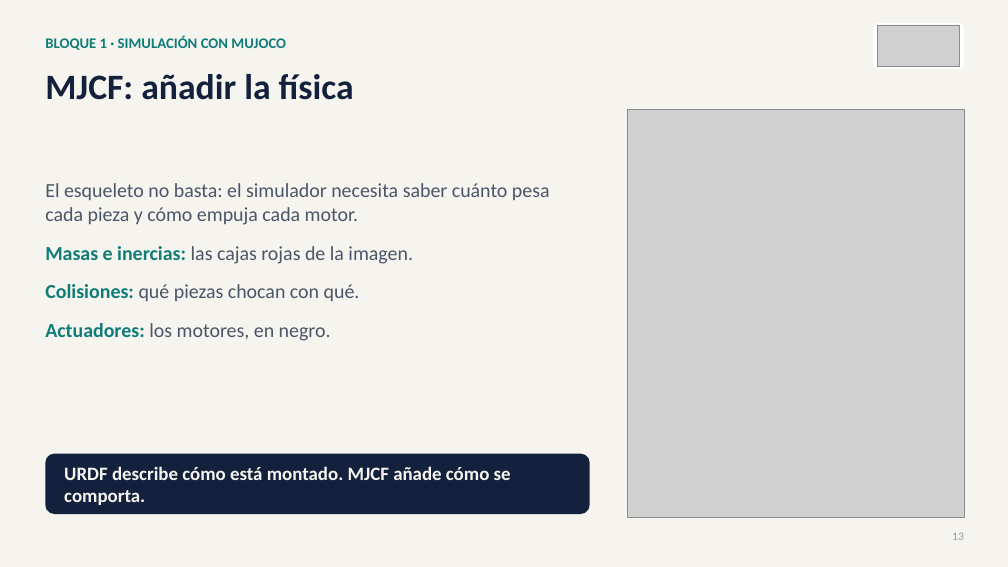
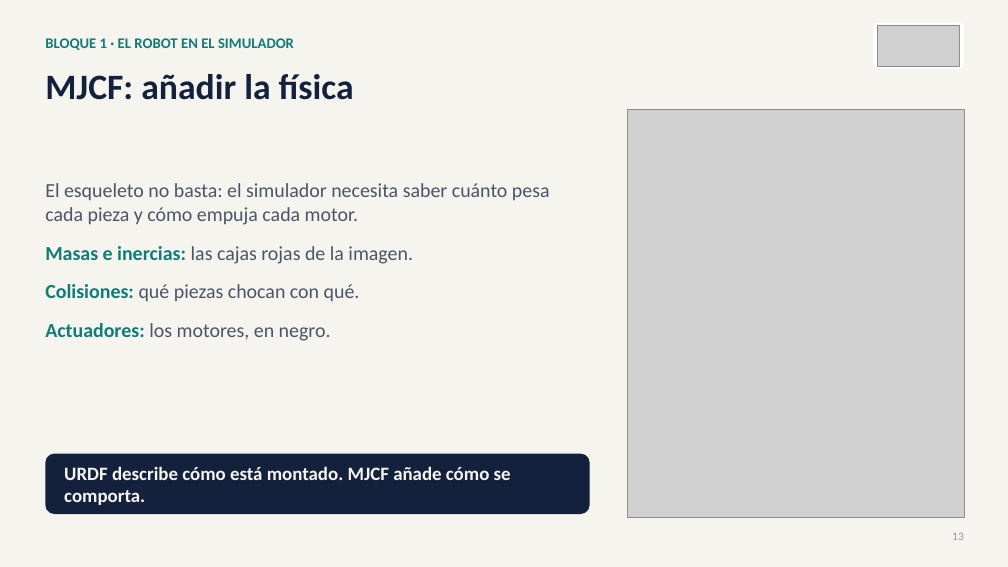
Before and after one commit to david2526IA/taller_microduck_windows, a slide deck: slide 13 of workshop-ia-fisica/presentaciones/Presentacion_03_taller_completo.pptx. Drawn at 1008x567 pixels with LibreOffice and Linux fonts; fonts in the diff are those of the drawing; grey boxes stand for pictures. Boxes give left, top, right and bottom in pixels: in the first picture for what was removed or moved away, otherwise in the second. Text is boxed around its words. In the diff, an @@ line names an element or a change of style, - is before the commit and + after.

```diff
--- a/workshop-ia-fisica/presentaciones/Presentacion_03_taller_completo.pptx
+++ b/workshop-ia-fisica/presentaciones/Presentacion_03_taller_completo.pptx
@@ text at (x1=45, y1=38, x2=294, y2=50): text changed @@
-BLOQUE 1 · SIMULACIÓN CON MUJOCO
+BLOQUE 1 · EL ROBOT EN EL SIMULADOR
```
Also in this commit, not shown: 39 other slides changed, 1 slide added, 1 slide removed, 18 other files.
